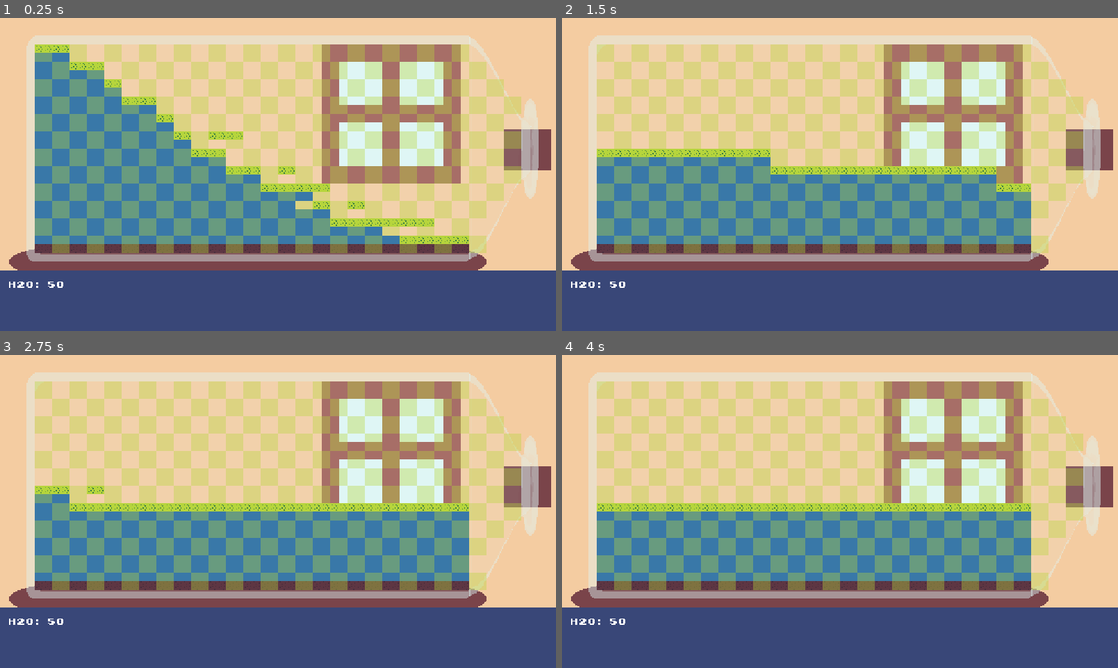
Above: before the commit, frames 1-4 (two rows, left to right).
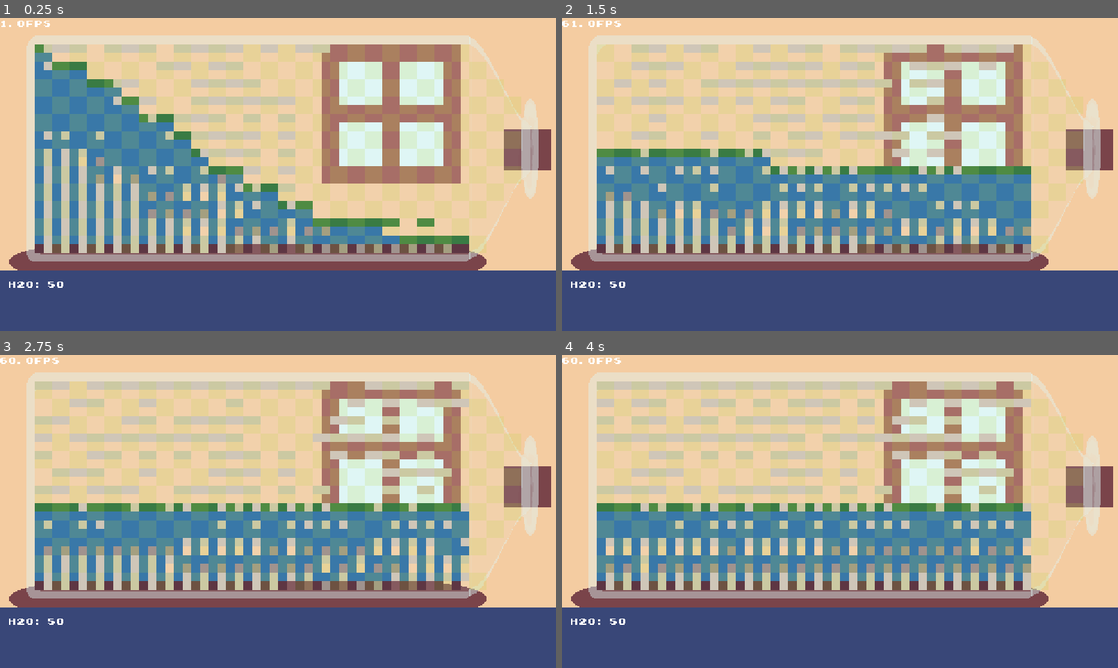
Above: after the commit, the same moments.

Repository: lservant/microverse-manager
Game: Godot game, scene res://main.tscn
The game is run twice, just before and just after one commit, with the same random seed, the same clock (stepped at 60 frames per second) and the same inputs.
Inputs (mouse positions are in pixels of both pictures, inside the frame that each line leads up to):
- Up to frame 1 (0.25 s): no input
- Up to frame 2 (1.5 s): move the mouse to (962, 158) at 0.52 s; click (962, 158) at 0.67 s; move the mouse to (728, 190) at 1.27 s; click (728, 190) at 1.42 s
- Up to frame 3 (2.75 s): move the mouse to (333, 442) at 2.02 s; click (333, 442) at 2.17 s
- Up to frame 4 (4 s): move the mouse to (812, 574) at 2.77 s; click (812, 574) at 2.92 s; move the mouse to (1006, 558) at 3.52 s; click (1006, 558) at 3.67 s

The runs differ from the first frame. In frame 1, 22% of the frame differs, in the area x 0-94%, y 0-76%; in frame 2, 24%; in frame 3, 25%; in frame 4, 26%.

Commit message:
add gases

Diff:
--- a/bottle/bottle_cell.gd
+++ b/bottle/bottle_cell.gd
@@ -9,9 +9,8 @@
   RsrcPool.RsrcType.WATER: Water,
   RsrcPool.RsrcType.NUTRIENTS: Nutrients,
   RsrcPool.RsrcType.ORGANICS: Organics,
-  RsrcPool.RsrcType.SUNLIGHT: null,
-  RsrcPool.RsrcType.OXYGEN: null,
-  RsrcPool.RsrcType.CARBON_DIOXIDE: null,
+  RsrcPool.RsrcType.OXYGEN: Oxygen,
+  RsrcPool.RsrcType.CARBON_DIOXIDE: CarbonDioxide,
   RsrcPool.RsrcType.VACCUUM: null
 }
 
@@ -131,6 +130,9 @@
   var water = resources.get_resource(RsrcPool.RsrcType.WATER).amount
   var nutrients = resources.get_resource(RsrcPool.RsrcType.NUTRIENTS).amount
   var organics = resources.get_resource(RsrcPool.RsrcType.ORGANICS).amount
+  var oxygen = resources.get_resource(RsrcPool.RsrcType.OXYGEN).amount
+  var carbon_dioxide = resources.get_resource(RsrcPool.RsrcType.CARBON_DIOXIDE).amount
+
   var tiles = {
     "tl": RsrcPool.RsrcType.VACCUUM,
     "tr": RsrcPool.RsrcType.VACCUUM,
@@ -141,21 +143,41 @@
   tiles["tr"] = RsrcPool.RsrcType.VACCUUM
   tiles["bl"] = RsrcPool.RsrcType.VACCUUM
   tiles["br"] = RsrcPool.RsrcType.VACCUUM
+
+  if oxygen > 0:
+    tiles["tl"] = RsrcPool.RsrcType.OXYGEN
+    tiles["tr"] = RsrcPool.RsrcType.OXYGEN
+    if oxygen > RESOURCE_LIMIT / 2:
+      tiles["bl"] = RsrcPool.RsrcType.OXYGEN
+      tiles["br"] = RsrcPool.RsrcType.OXYGEN
+  elif carbon_dioxide > 0:
+    tiles["bl"] = RsrcPool.RsrcType.CARBON_DIOXIDE
+    tiles["br"] = RsrcPool.RsrcType.CARBON_DIOXIDE
+    if carbon_dioxide > RESOURCE_LIMIT / 2:
+      tiles["tl"] = RsrcPool.RsrcType.CARBON_DIOXIDE
+      tiles["tr"] = RsrcPool.RsrcType.CARBON_DIOXIDE
+
   if water > 0:
     tiles["bl"] = RsrcPool.RsrcType.WATER
-    tiles["br"] = RsrcPool.RsrcType.WATER
+    if carbon_dioxide == 0:
+      tiles["br"] = RsrcPool.RsrcType.WATER
   if water > RESOURCE_LIMIT / 2:
     tiles["tl"] = RsrcPool.RsrcType.WATER
-    tiles["tr"] = RsrcPool.RsrcType.WATER
+    if oxygen == 0:
+      tiles["tr"] = RsrcPool.RsrcType.WATER
+
   if nutrients > 0:
     tiles["tl"] = RsrcPool.RsrcType.NUTRIENTS
-    tiles["tr"] = RsrcPool.RsrcType.NUTRIENTS
+    if oxygen == 0:
+      tiles["tr"] = RsrcPool.RsrcType.NUTRIENTS
   if organics > 0:
     tiles["bl"] = RsrcPool.RsrcType.ORGANICS
-    tiles["br"] = RsrcPool.RsrcType.ORGANICS
+    if carbon_dioxide == 0:
+      tiles["br"] = RsrcPool.RsrcType.ORGANICS
   if water > RESOURCE_LIMIT:
     tiles["bl"] = RsrcPool.RsrcType.VACCUUM
     tiles["br"] = RsrcPool.RsrcType.VACCUUM
+
   tile_requested_update.emit(_tiles.top_left, tiles["tl"])
   tile_requested_update.emit(_tiles.top_right, tiles["tr"])
   tile_requested_update.emit(_tiles.bottom_left, tiles["bl"])
--- a/bottle/bottle_grid.gd
+++ b/bottle/bottle_grid.gd
@@ -32,9 +32,12 @@
 
 func _on_tile_requested_update(tile_pos: Vector2i, resource: RsrcPool.RsrcType) -> void:
   var atlas_coords = {
-    RsrcPool.RsrcType.WATER: Vector2i(0, 0),
-    RsrcPool.RsrcType.VACCUUM: Vector2i(-1, -1),
-    RsrcPool.RsrcType.NUTRIENTS: Vector2i(4, 0),
-    RsrcPool.RsrcType.ORGANICS: Vector2i(6, 0),
+    RsrcPool.RsrcType.WATER: Vector2i(1, 0),
+    RsrcPool.RsrcType.VACCUUM: Vector2i(0, 0),
+    RsrcPool.RsrcType.NUTRIENTS: Vector2i(3, 0),
+    RsrcPool.RsrcType.ORGANICS: Vector2i(4, 0),
+    RsrcPool.RsrcType.OXYGEN: Vector2i(0, 1),
+    RsrcPool.RsrcType.CARBON_DIOXIDE: Vector2i(1, 1),
+
   }
   self.set_cell(tile_pos, tile_set.get_source_id(0), atlas_coords[resource])
--- a/bottle/bottle_scene.gd
+++ b/bottle/bottle_scene.gd
@@ -5,5 +5,7 @@
 func _ready() -> void:
   pass
 
+func _process(delta: float) -> void:
+  $UI/FPS.text = str(Engine.get_frames_per_second(), "fps")
 func _on_resource_manager_resource_changed(resource_type:RsrcPool.RsrcType, previous_amount:int, new_amount:int) -> void:
   print(RsrcPool.get_resource_name(resource_type), " changed from ", previous_amount, " to ", new_amount)
--- a/bottle/bottle_scene.tscn
+++ b/bottle/bottle_scene.tscn
@@ -50,7 +50,7 @@
 resource_manager = NodePath("../ResourceManager")
 
 [node name="DebugGrid" type="TileMapLayer" parent="."]
-modulate = Color(1, 1, 1, 0.376471)
+modulate = Color(1, 1, 1, 0.176471)
 tile_map_data = PackedByteArray("AAAEAAMAAAACAAAAAAAEAAQAAAACAAAAAAAFAAMAAAACAAAAAAAFAAQAAAACAAAAAAAGAAUAAAACAAAAAAAGAA …(10352 unchanged characters)…
 tile_set = SubResource("TileSet_i7kcd")
 collision_enabled = false
@@ -74,4 +74,8 @@
 resource_manager = NodePath("../../ResourceManager")
 metadata/_edit_use_anchors_ = true
 
+[node name="FPS" type="Label" parent="UI"]
+offset_right = 40.0
+offset_bottom = 10.0
+
 [connection signal="resource_changed" from="ResourceManager" to="." method="_on_resource_manager_resource_changed"]
--- a/resources/rsrc_manager.gd
+++ b/resources/rsrc_manager.gd
@@ -62,6 +62,8 @@
 func debug_resources(cell):
   if cell.cell_coords.x < 10:
     cell.resources.set_resource(RsrcPool.RsrcType.WATER, 100)
+    cell.resources.add_resource(RsrcPool.RsrcType.OXYGEN, 50)
+    cell.resources.add_resource(RsrcPool.RsrcType.CARBON_DIOXIDE, 50)
   if cell.cell_coords.y == 5:
     cell.resources.set_resource(RsrcPool.RsrcType.NUTRIENTS, 75)
     cell.resources.set_resource(RsrcPool.RsrcType.ORGANICS, 50)
--- /dev/null
+++ b/resources/types/carbon_dioxide.gd
@@ -0,0 +1,21 @@
+extends Rsrc
+class_name CarbonDioxide
+
+const RSRC_TYPE = RsrcPool.RsrcType.CARBON_DIOXIDE
+
+static func update(cell: BottleCell) -> void:
+  move(cell)
+
+static func move(cell: BottleCell) -> void:
+  var minimum = 30
+  var maximum = cell.RESOURCE_LIMIT / 2
+  var rsrc = cell.resources.get_resource(RSRC_TYPE)
+  if rsrc.amount <= minimum:
+    return
+
+  if rsrc.amount >= maximum:
+    cell.lift_resource(RSRC_TYPE)
+  if rsrc.amount > minimum:
+    cell.drop_resource(RSRC_TYPE)
+  if rsrc.amount > minimum:
+    cell.spill_resource(RSRC_TYPE)
--- /dev/null
+++ b/resources/types/oxygen.gd
@@ -0,0 +1,21 @@
+extends Rsrc
+class_name Oxygen
+
+const RSRC_TYPE = RsrcPool.RsrcType.OXYGEN
+
+static func update(cell: BottleCell) -> void:
+  move(cell)
+
+static func move(cell: BottleCell) -> void:
+  var minimum = 30
+  var maximum = cell.RESOURCE_LIMIT / 2
+  var oxygen = cell.resources.get_resource(RSRC_TYPE)
+  if oxygen.amount <= minimum:
+    return
+
+  if oxygen.amount > maximum:
+    cell.drop_resource(RSRC_TYPE)
+  if oxygen.amount > minimum:
+    cell.lift_resource(RSRC_TYPE)
+  if oxygen.amount > minimum:
+    cell.spill_resource(RSRC_TYPE)
Binary file changed: assets/bottle-tiles.png
Not shown, added: resources/types/carbon_dioxide.gd.uid
Not shown, added: resources/types/oxygen.gd.uid
